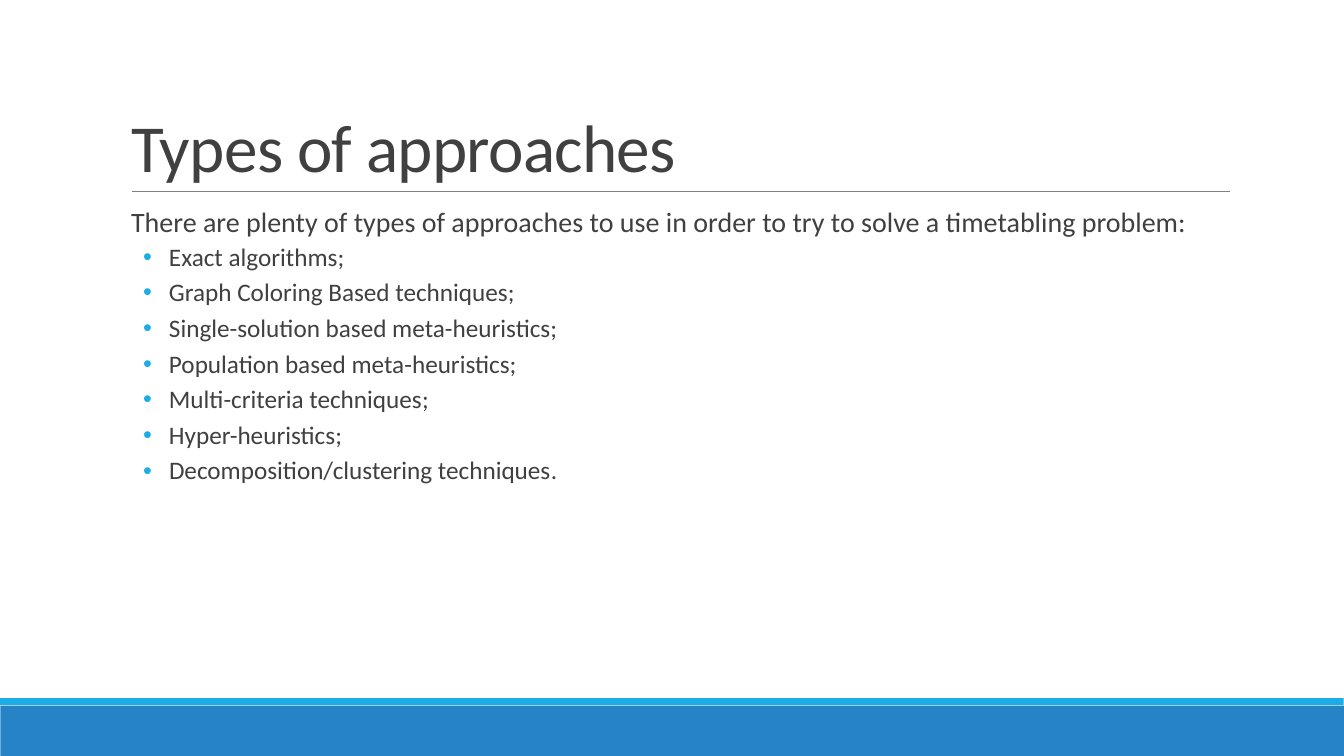
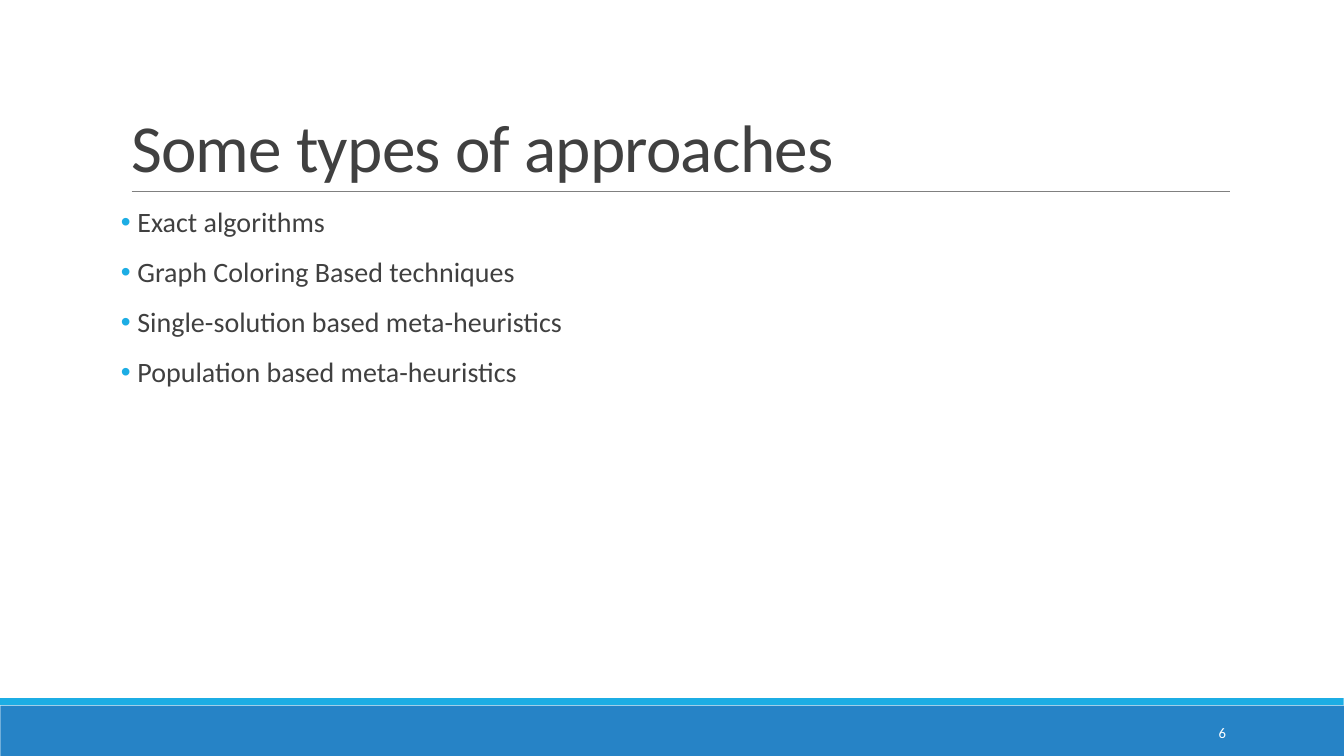
Before and after one commit to devilsdante/isel-examtimetabling-2014-2015, a slide deck: slide 6 of doc/Apresentação Oral/Examination Timetabling Automation using Hybrid Meta-heuristics.pptx. Drawn at 1344x756 pixels with LibreOffice and Linux fonts; fonts in the diff are those of the drawing. Boxes give left, top, right and bottom in pixels: in the first picture for what was removed or moved away, otherwise in the second. Text is boxed around its words. In the diff, an @@ line names an element or a change of style, - is before the commit and + after.

```diff
--- a/doc/Apresentação Oral/Examination Timetabling Automation using Hybrid Meta-heuristics.pptx
+++ b/doc/Apresentação Oral/Examination Timetabling Automation using Hybrid Meta-heuristics.pptx
@@ title at (131,125,834,183): text changed @@
-Types of approaches
+Some types of approaches
@@ text at (137,212,562,387): text changed; size 18 to 20 pt @@
-  There are plenty of types of approaches to use in order to try to solve a timetabling problem:
-  • Exact algorithms;
-  • Graph Coloring Based techniques;
-  • Single-solution based meta-heuristics;
-  • Population based meta-heuristics;
-  • Multi-criteria techniques;
-  • Hyper-heuristics;
-  • Decomposition/clustering techniques.
+• Exact algorithms
+• Graph Coloring Based techniques
+• Single-solution based meta-heuristics
+• Population based meta-heuristics
@@ page number added at (1219,728,1226,738), 10.5 pt, text #FFFFFF @@
+6
```
Also in this commit, not shown: 20 other slides changed, 2 slides added, 9 slides removed, 14 other files.
